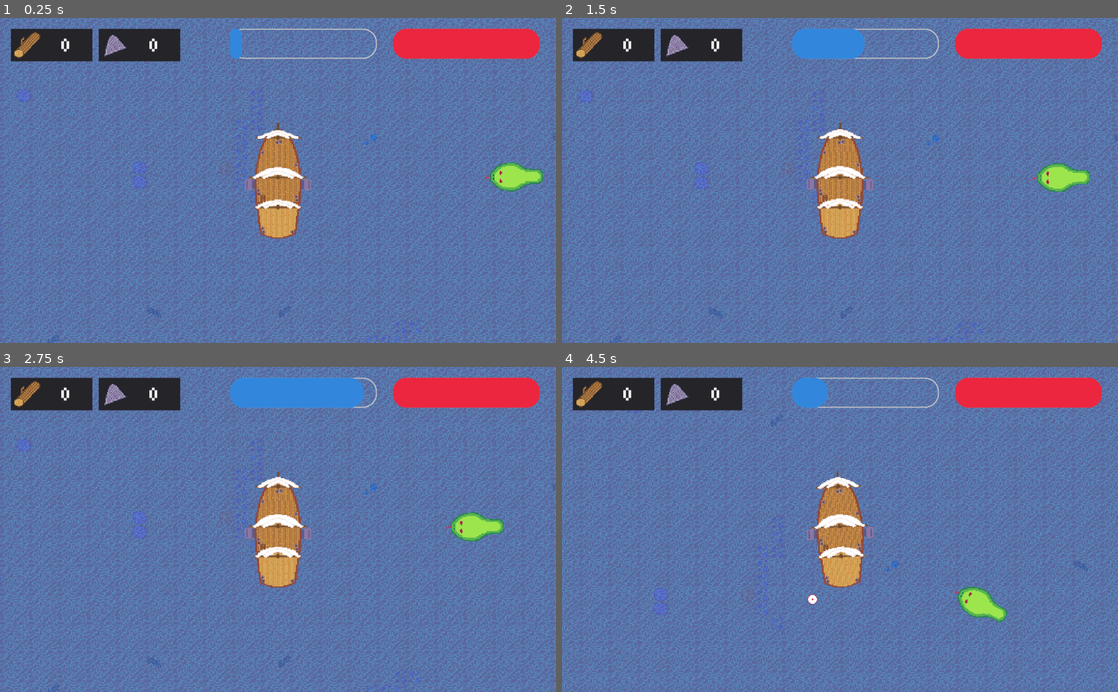
Above: before the commit, frames 1-4 (two rows, left to right).
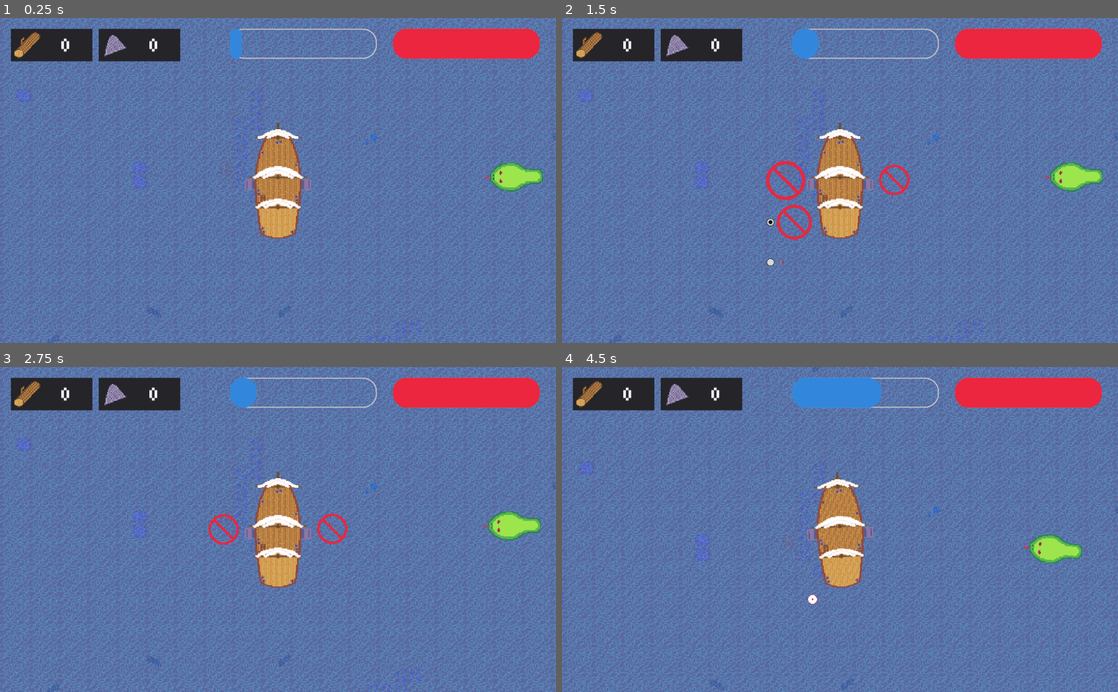
Above: after the commit, the same moments.

Repository: McLovin3/Calderia
Game: Godot game, scene res://TestScene.tscn
The game is run twice, just before and just after one commit, with the same random seed, the same clock (stepped at 60 frames per second) and the same inputs.
Inputs (mouse positions are in pixels of both pictures, inside the frame that each line leads up to):
- Up to frame 1 (0.25 s): no input
- Up to frame 2 (1.5 s): tap Enter at 0.5 s; move the mouse to (962, 164) at 0.52 s; hold D (turn_right) 0.53-1.25 s; hold C (customize, bound only after the commit) 0.53-1.25 s; click (962, 164) at 0.67 s; tap W (up) at 0.77, 0.8, 1.07 s; click (784, 180) at 1.27 s
- Up to frame 3 (2.75 s): click (333, 529) at 2.02 s
- Up to frame 4 (4.5 s): move the mouse to (728, 545) at 2.77 s; hold D (turn_right) 2.78-3.53 s; tap W (up) at 2.85, 3.02, 3.32 s; tap C (customize, bound only after the commit) at 3.05 s; move the mouse to (895, 458) at 3.52 s; hold A (turn_left) 3.53-4.28 s; hold W (up) 3.53-4.28 s; right-click (895, 458) at 3.6 s; move the mouse to (812, 594) at 4.27 s; hold D (turn_right) from 4.28 s (still down); tap Middle mouse button (fish) at 4.35 s; click (812, 594) at 4.42 s

The runs differ from the first frame. In frame 1, 0.2% of the frame differs, in the area x 46-54%, y 34-58%; in frame 2, 16%; in frame 3, 17%; in frame 4, 22%, in the area x 0-100%, y 0-100%.

Commit message:
Added CustomizationMenu Scene

Diff:
--- /dev/null
+++ b/CustomizationMenu/CustomizationMenu.tscn
@@ -0,0 +1,45 @@
+[gd_scene load_steps=6 format=2]
+
+[ext_resource path="res://CustomizationMenu/Sprites/Cannon.png" type="Texture" id=1]
+[ext_resource path="res://CustomizationMenu/Scripts/CustomizationMenu.gd" type="Script" id=2]
+[ext_resource path="res://CustomizationMenu/Sprites/Cancel.png" type="Texture" id=3]
+[ext_resource path="res://Themes/OptionButton.tres" type="Theme" id=4]
+[ext_resource path="res://CustomizationMenu/Sprites/CannonFlipped.png" type="Texture" id=5]
+
+[node name="Control" type="Control"]
+pause_mode = 2
+anchor_right = 1.0
+anchor_bottom = 1.0
+script = ExtResource( 2 )
+
+[node name="LeftItem" type="OptionButton" parent="."]
+margin_right = 76.0
+margin_bottom = 76.0
+theme = ExtResource( 4 )
+icon = ExtResource( 3 )
+flat = true
+align = 1
+icon_align = 1
+expand_icon = true
+items = [ "", ExtResource( 3 ), false, 1, null, "", ExtResource( 5 ), false, 1, null ]
+selected = 0
+
+[node name="Tween" type="Tween" parent="LeftItem"]
+
+[node name="RightItem" type="OptionButton" parent="."]
+margin_left = 76.0
+margin_right = 152.0
+margin_bottom = 76.0
+theme = ExtResource( 4 )
+icon = ExtResource( 3 )
+flat = true
+expand_icon = true
+items = [ "", ExtResource( 3 ), false, 0, null, "", ExtResource( 1 ), false, 1, null ]
+selected = 0
+
+[node name="Tween" type="Tween" parent="RightItem"]
+
+[connection signal="item_selected" from="LeftItem" to="." method="_on_LeftItem_item_selected"]
+[connection signal="tween_all_completed" from="LeftItem/Tween" to="." method="_on_Tween_tween_all_completed"]
+[connection signal="item_selected" from="RightItem" to="." method="_on_RightItem_item_selected"]
+[connection signal="tween_all_completed" from="RightItem/Tween" to="." method="_on_Tween_tween_all_completed"]
--- /dev/null
+++ b/CustomizationMenu/Scripts/CustomizationMenu.gd
@@ -0,0 +1,56 @@
+extends Control
+
+export var tween_duration : float = 0.2
+export var tween_final_position : Vector2 = Vector2(75, 0)
+
+onready var _left_panel : OptionButton = $LeftItem
+onready var _right_panel : OptionButton = $RightItem
+onready var _left_tween : Tween = $LeftItem/Tween
+onready var _right_tween : Tween = $RightItem/Tween
+
+var _inventory_open : bool = false
+
+func _unhandled_key_input(event : InputEventKey) -> void:
+	if event.is_action_pressed("customize") and not _left_tween.is_active() and not _right_tween.is_active():
+
+		if not _inventory_open:
+			visible = true
+			_left_tween_setup(Vector2.ZERO, -tween_final_position)
+			_right_tween_setup(Vector2.ZERO, tween_final_position)
+
+		elif _inventory_open:
+			_left_tween_setup(-tween_final_position, Vector2.ZERO)
+			_right_tween_setup(tween_final_position, Vector2.ZERO)
+
+		get_tree().paused = !get_tree().paused
+		_inventory_open = !_inventory_open
+
+func _left_tween_setup(initial_position : Vector2, final_position : Vector2) -> void:
+	_left_tween.interpolate_property(
+		_left_panel,
+		"rect_position",
+		initial_position,
+		final_position,
+		tween_duration)
+	_left_tween.start()
+
+func _right_tween_setup(initial_position : Vector2, final_position : Vector2) -> void:
+	_right_tween.interpolate_property(
+		_right_panel,
+		"rect_position",
+		initial_position,
+		final_position,
+		tween_duration)
+	_right_tween.start()
+
+func _on_Tween_tween_all_completed():
+	if not _inventory_open:
+		visible = false
+
+
+func _on_LeftItem_item_selected(index):
+	pass # Replace with function body.
+
+
+func _on_RightItem_item_selected(index):
+	pass # Replace with function body.
--- a/Enemies/Scripts/WaterSnake.gd
+++ b/Enemies/Scripts/WaterSnake.gd
@@ -52,7 +52,6 @@
 			_health_bar.visible = true
 			_health_bar.value = (_current_hp * _health_bar.max_value) / base_hp
 
-
 func _on_ShootTimer_timeout():
 	if (_distance_to_player < attack_distance):
 		var instance : Projectile  = _water_ball.instance()
--- a/GameManager/GameManager.tscn
+++ b/GameManager/GameManager.tscn
@@ -1,9 +1,10 @@
-[gd_scene load_steps=6 format=2]
+[gd_scene load_steps=7 format=2]
 
 [ext_resource path="res://GameManager/Scripts/GameManager.gd" type="Script" id=1]
 [ext_resource path="res://GameManager/Sprites/Stone.png" type="Texture" id=2]
 [ext_resource path="res://GameManager/Sprites/Wood.png" type="Texture" id=3]
 [ext_resource path="res://Themes/HealthBar.tres" type="Theme" id=4]
+[ext_resource path="res://CustomizationMenu/CustomizationMenu.tscn" type="PackedScene" id=5]
 
 [sub_resource type="StyleBoxFlat" id=1]
 bg_color = Color( 0.2, 0.533333, 0.870588, 1 )
@@ -95,4 +96,16 @@
 custom_styles/fg = SubResource( 1 )
 percent_visible = false
 
+[node name="CustomizationMenu" parent="HUD" instance=ExtResource( 5 )]
+visible = false
+anchor_left = 0.5
+anchor_top = 0.5
+anchor_right = 0.5
+anchor_bottom = 0.5
+margin_left = -38.0
+margin_top = -38.0
+margin_right = -38.0
+margin_bottom = -38.0
+tween_final_position = Vector2( 100, 0 )
+
 [connection signal="timeout" from="SaveInterval" to="." method="_on_SaveInterval_timeout"]
--- a/GameManager/Sprites/poco/Poco.tres
+++ /dev/null
@@ -1,11 +0,0 @@
-[gd_resource type="DynamicFont" load_steps=2 format=2]
-
-[ext_resource path="res://fonts/poco/Poco.ttf" type="DynamicFontData" id=1]
-
-[resource]
-
-size = 40
-use_mipmaps = true
-extra_spacing_top = -18
-extra_spacing_bottom = 2
-font_data = ExtResource( 1 )
--- a/PlayerShip/PlayerShip.tscn
+++ b/PlayerShip/PlayerShip.tscn
@@ -43,6 +43,7 @@
 [node name="AnimatedSprite" type="AnimatedSprite" parent="."]
 frames = SubResource( 7 )
 animation = "idle"
+frame = 5
 playing = true
 
 [node name="HitBox" type="Area2D" parent="."]
--- a/PlayerShip/Scripts/PlayerShip.gd
+++ b/PlayerShip/Scripts/PlayerShip.gd
@@ -93,7 +93,6 @@
 			_dashing = false
 		position = _from.linear_interpolate(_to, _time)
 
-
 func _on_HitBox_area_entered(area : Area2D) -> void:
 	if (area.get_parent().get("damage")):
 		_current_hp -= area.get_parent().damage
--- a/TestScene.tscn
+++ b/TestScene.tscn
@@ -1,9 +1,10 @@
-[gd_scene load_steps=5 format=2]
+[gd_scene load_steps=6 format=2]
 
 [ext_resource path="res://PlayerShip/PlayerShip.tscn" type="PackedScene" id=1]
 [ext_resource path="res://MainMap/MainMap.tscn" type="PackedScene" id=2]
 [ext_resource path="res://Enemies/WaterSnake.tscn" type="PackedScene" id=3]
 [ext_resource path="res://Cannon/Cannon.tscn" type="PackedScene" id=4]
+[ext_resource path="res://Enemies/Shark.tscn" type="PackedScene" id=5]
 
 [node name="Node2D" type="Node2D"]
 
@@ -12,6 +13,10 @@
 
 [node name="KinematicBody2D" parent="Navigation2D" instance=ExtResource( 3 )]
 position = Vector2( -852, 196 )
+path_to_player = NodePath("../../Player")
+
+[node name="KinematicBody2D2" parent="Navigation2D" instance=ExtResource( 5 )]
+position = Vector2( -2127, -312 )
 path_to_player = NodePath("../../Player")
 
 [node name="Player" parent="." instance=ExtResource( 1 )]
--- /dev/null
+++ b/Themes/CustomizationPanel.tres
@@ -0,0 +1,16 @@
+[gd_resource type="Theme" load_steps=2 format=2]
+
+[sub_resource type="StyleBoxFlat" id=1]
+bg_color = Color( 0.368627, 0.356863, 0.54902, 1 )
+border_width_left = 2
+border_width_top = 2
+border_width_right = 2
+border_width_bottom = 2
+border_color = Color( 0.243137, 0.231373, 0.396078, 1 )
+corner_radius_top_left = 10
+corner_radius_top_right = 10
+corner_radius_bottom_right = 10
+corner_radius_bottom_left = 10
+
+[resource]
+Panel/styles/panel = SubResource( 1 )
--- /dev/null
+++ b/Themes/OptionButton.tres
@@ -0,0 +1,48 @@
+[gd_resource type="Theme" load_steps=5 format=2]
+
+[sub_resource type="StreamTexture" id=4]
+
+[sub_resource type="StyleBoxFlat" id=3]
+bg_color = Color( 0.243137, 0.231373, 0.396078, 1 )
+border_width_left = 2
+border_width_top = 2
+border_width_right = 2
+border_width_bottom = 2
+border_color = Color( 0.8, 0.6, 1, 1 )
+corner_radius_top_left = 10
+corner_radius_top_right = 10
+corner_radius_bottom_right = 10
+corner_radius_bottom_left = 10
+
+[sub_resource type="StyleBoxFlat" id=1]
+content_margin_left = 10.0
+content_margin_right = 10.0
+bg_color = Color( 0.219608, 0.34902, 0.701961, 1 )
+border_width_left = 2
+border_width_top = 2
+border_width_right = 2
+border_width_bottom = 2
+border_color = Color( 0.8, 0.6, 1, 1 )
+corner_radius_top_left = 10
+corner_radius_top_right = 10
+corner_radius_bottom_right = 10
+corner_radius_bottom_left = 10
+
+[sub_resource type="StyleBoxFlat" id=5]
+bg_color = Color( 0.219608, 0.34902, 0.701961, 0 )
+border_width_left = 2
+border_width_top = 2
+border_width_right = 2
+border_width_bottom = 2
+border_color = Color( 0.8, 0.6, 1, 0 )
+corner_radius_top_left = 10
+corner_radius_top_right = 10
+corner_radius_bottom_right = 10
+corner_radius_bottom_left = 10
+
+[resource]
+OptionButton/icons/arrow = SubResource( 4 )
+OptionButton/styles/hover = SubResource( 3 )
+OptionButton/styles/normal = SubResource( 1 )
+OptionButton/styles/pressed = SubResource( 3 )
+PopupMenu/styles/panel = SubResource( 5 )
--- a/project.godot
+++ b/project.godot
@@ -71,7 +71,6 @@
 config/name="Calderia"
 run/main_scene="res://TestScene.tscn"
 boot_splash/bg_color=Color( 0.141176, 0.141176, 0.141176, 1 )
-config/icon="res://icon.png"
 
 [autoload]
 
@@ -210,6 +209,11 @@
 "events": [ Object(InputEventKey,"resource_local_to_scene":false,"resource_name":"","device":0,"alt":false,"shift":false,"control":false,"meta":false,"command":false,"pressed":false,"scancode":90,"physical_scancode":0,"unicode":0,"echo":false,"script":null)
  ]
 }
+customize={
+"deadzone": 0.5,
+"events": [ Object(InputEventKey,"resource_local_to_scene":false,"resource_name":"","device":0,"alt":false,"shift":false,"control":false,"meta":false,"command":false,"pressed":false,"scancode":67,"physical_scancode":0,"unicode":0,"echo":false,"script":null)
+ ]
+}
 
 [layer_names]
 
Binary file added: AsepriteSourceFiles/Cancel.aseprite
Binary file added: CustomizationMenu/Sprites/Cancel.png
Not shown, added: CustomizationMenu/Sprites/Cancel.png.import
Binary file added: CustomizationMenu/Sprites/Cannon.png
Not shown, added: CustomizationMenu/Sprites/Cannon.png.import
Binary file added: CustomizationMenu/Sprites/CannonFlipped.png
Not shown, changed: CustomizationMenu/Sprites/CannonFlipped.png.import
Not shown, removed: GameManager/Sprites/poco/CC BY 4.0.txt
Binary file removed: GameManager/Sprites/poco/Poco.ttf
Binary file removed: icon.png
